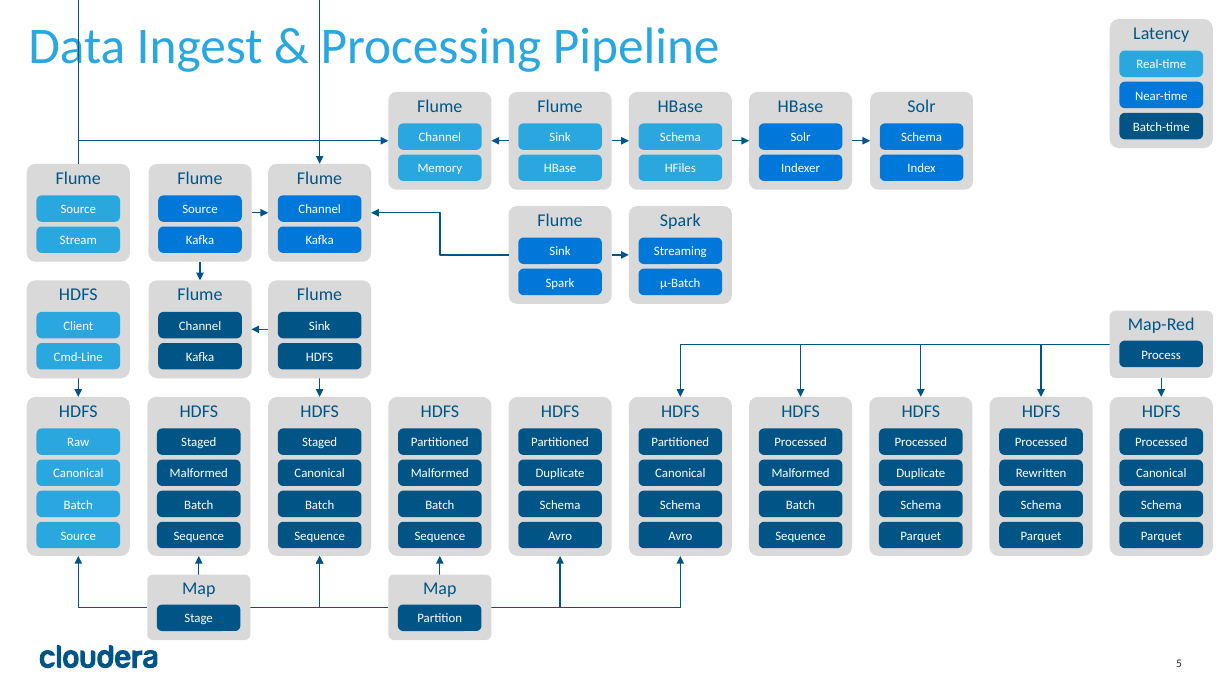
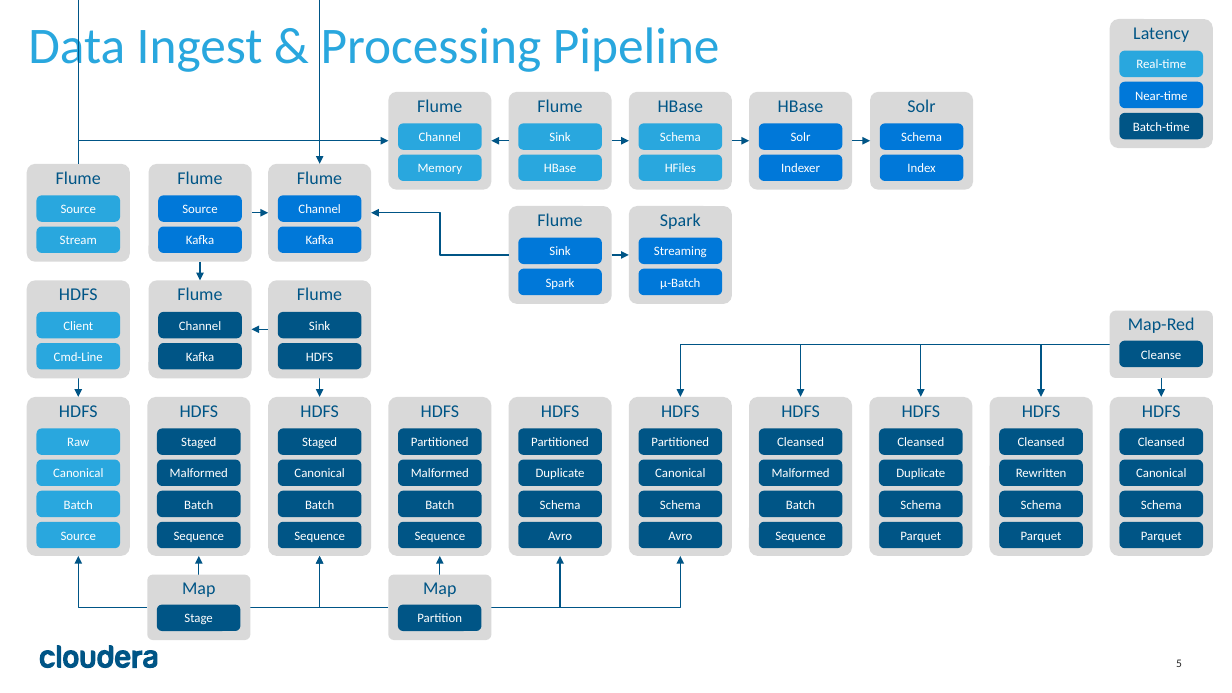
Before and after one commit to ggear/cloudera-framework, a slide deck: slide 5 of cloudera-framework-example/src/site/resources/Architecture.pptx. Drawn at 1232x693 pixels with LibreOffice and Linux fonts; fonts in the diff are those of the drawing. Boxes give left, top, right and bottom in pixels: in the first picture for what was removed or moved away, otherwise in the second. Text is boxed around its words. In the diff, an @@ line names an element or a change of style, - is before the commit and + after.

```diff
--- a/cloudera-framework-example/src/site/resources/Architecture.pptx
+++ b/cloudera-framework-example/src/site/resources/Architecture.pptx
@@ text in rounded rectangle at [1141,350,1181,359]: text changed @@
-Process
+Cleanse
@@ text in rounded rectangle at [777,437,824,446]: text changed @@
-Processed
+Cleansed
@@ text in rounded rectangle at [897,437,944,446]: text changed @@
-Processed
+Cleansed
@@ text in rounded rectangle at [1018,437,1065,446]: text changed @@
-Processed
+Cleansed
@@ text in rounded rectangle at [1138,437,1185,446]: text changed @@
-Processed
+Cleansed
```
Also in this commit, not shown: 2 other slides changed, 31 other files.
